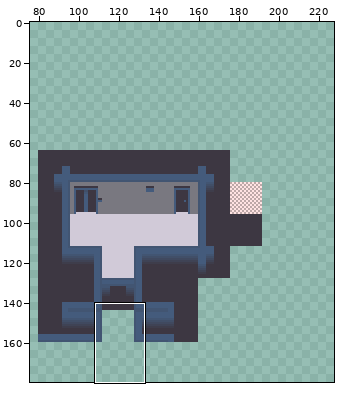
Edited in one commit: sprite sheet (assets/tileset_inside.png). The first picture is a wide view before the edit; the outline marks the close-up.
Close-up. First the earlier version:
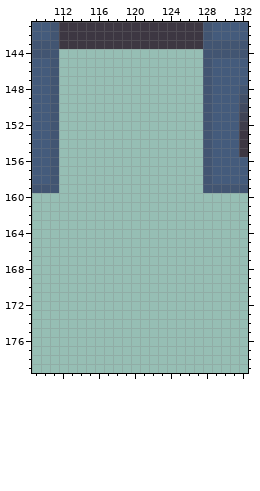
The file is 320x180 pixels. Colours within 5 levels of each other are drawn and written as one. Shown: x 109..132, y 141..179. The wide view leaves out empty margins. The commit also changed other parts of the picture, which this record leaves out.
Once edited:
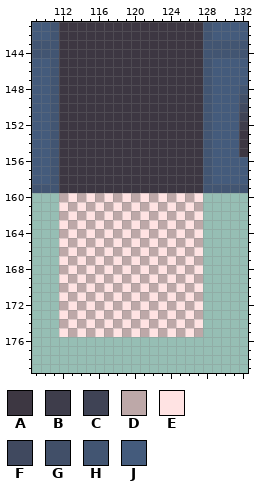
Palette (. is transparent): A #3d3742  B #3e3d4b  C #3f4355  D #bda8a8  E #ffe3e3  F #40495f  G #414f68  H #425572  J #445b7c
What changed:
@@ x 109..132 @@
 143 HHHAAAAAAAAAAAAAAAAHHHHH
-144 HHH................HHHHH
-145 JJH................HJJJJ
-146 JJH................HJJJJ
-147 JJH................HJJJJ
-148 JJH................HJJJH
-149 JJH................HJJJG
-150 JJH................HJJJF
-151 JJH................HJJJC
-152 JJH................HJJJB
-153 JJH................HJJJA
-154 JJH................HJJJA
-155 JJH................HJJJA
-156 JJH................HJJJJ
-157 JJH................HJJJJ
-158 JJH................HJJJJ
-159 HHH................HHHHH
-160 ........................
-161 ........................
-162 ........................
-163 ........................
-164 ........................
-165 ........................
-166 ........................
-167 ........................
-168 ........................
-169 ........................
-170 ........................
-171 ........................
-172 ........................
-173 ........................
-174 ........................
-175 ........................
+144 HHHAAAAAAAAAAAAAAAAHHHHH
+145 JJHAAAAAAAAAAAAAAAAHJJJJ
+146 JJHAAAAAAAAAAAAAAAAHJJJJ
+147 JJHAAAAAAAAAAAAAAAAHJJJJ
+148 JJHAAAAAAAAAAAAAAAAHJJJH
+149 JJHAAAAAAAAAAAAAAAAHJJJG
+150 JJHAAAAAAAAAAAAAAAAHJJJF
+151 JJHAAAAAAAAAAAAAAAAHJJJC
+152 JJHAAAAAAAAAAAAAAAAHJJJB
+153 JJHAAAAAAAAAAAAAAAAHJJJA
+154 JJHAAAAAAAAAAAAAAAAHJJJA
+155 JJHAAAAAAAAAAAAAAAAHJJJA
+156 JJHAAAAAAAAAAAAAAAAHJJJJ
+157 JJHAAAAAAAAAAAAAAAAHJJJJ
+158 JJHAAAAAAAAAAAAAAAAHJJJJ
+159 HHHAAAAAAAAAAAAAAAAHHHHH
+160 ...DEDEDEDEDEDEDEDE.....
+161 ...EDEDEDEDEDEDEDED.....
+162 ...DEDEDEDEDEDEDEDE.....
+163 ...EDEDEDEDEDEDEDED.....
+164 ...DEDEDEDEDEDEDEDE.....
+165 ...EDEDEDEDEDEDEDED.....
+166 ...DEDEDEDEDEDEDEDE.....
+167 ...EDEDEDEDEDEDEDED.....
+168 ...DEDEDEDEDEDEDEDE.....
+169 ...EDEDEDEDEDEDEDED.....
+170 ...DEDEDEDEDEDEDEDE.....
+171 ...EDEDEDEDEDEDEDED.....
+172 ...DEDEDEDEDEDEDEDE.....
+173 ...EDEDEDEDEDEDEDED.....
+174 ...DEDEDEDEDEDEDEDE.....
+175 ...EDEDEDEDEDEDEDED.....
 176 ........................
Boxes around the changes in both close-ups, in picture pixels (x1, y1, x2, y2):
added: (59, 49, 203, 337)
